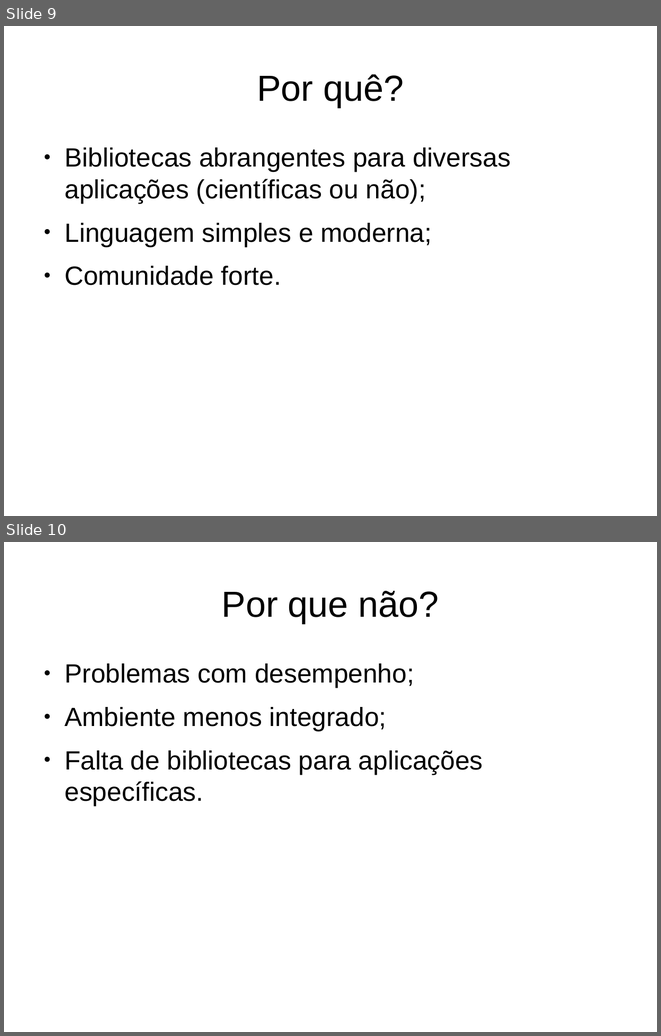
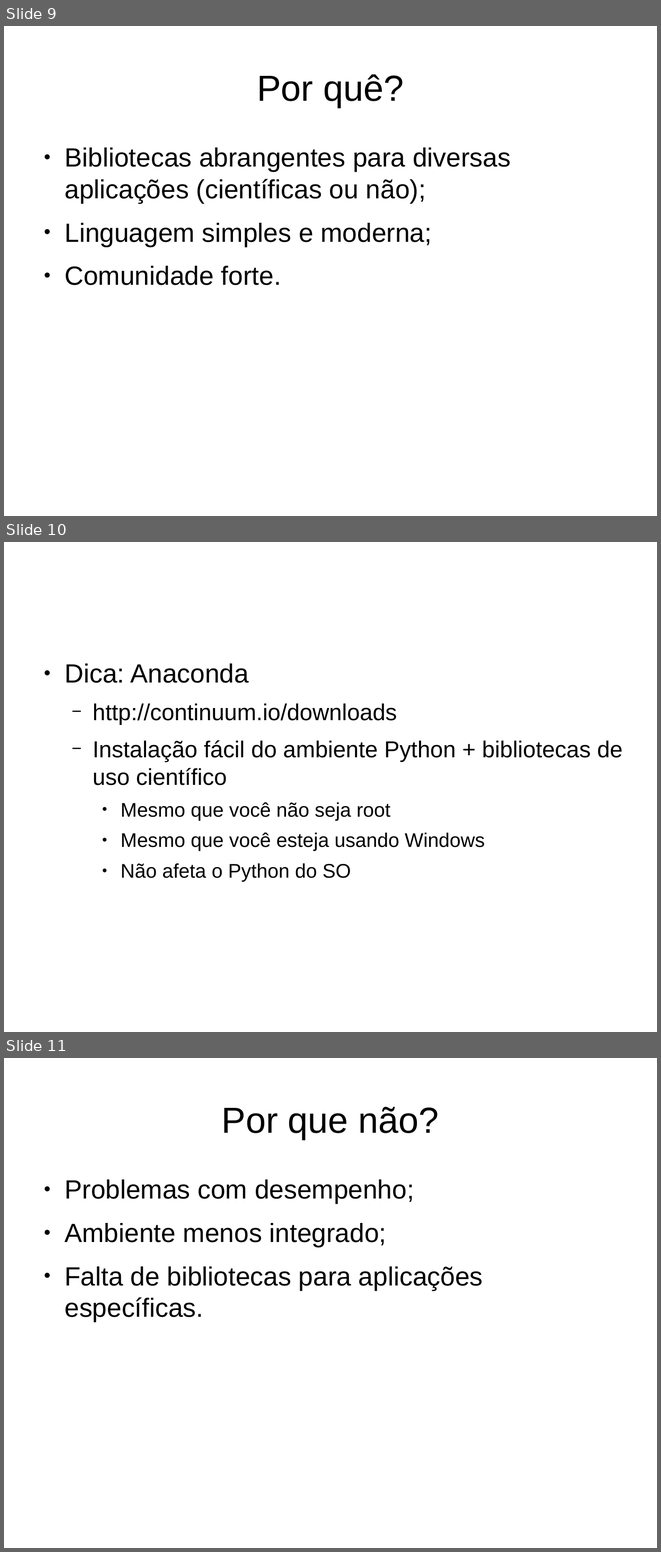
Before and after one commit to renanbirck/sfdsm-2015, a slide deck: Slides.odp. Shown one above the other, each under a label of ours: slides 9 and 10 before the commit, slides 9, 10 and 11 after it. The pictures are 661x1036 and 661x1552 pixels, drawn with LibreOffice and Linux fonts; fonts in the diff are those of the drawing. Boxes give left, top, right and bottom in pixels: in the first picture for what was removed or moved away, otherwise in the second. Text is boxed around its words. In the diff, an @@ line names an element or a change of style, - is before the commit and + after.

```diff
--- a/Slides.odp
+++ b/Slides.odp
@@ slide 10 added at (x1=4, y1=542, x2=657, y2=1032), background #FFFFFF @@
@@ text added at (x1=64, y1=663, x2=623, y2=882), 28 pt, text #000000 @@
+● Dica: Anaconda
+  − http://continuum.io/downloads
+  − Instalação fácil do ambiente Python + bibliotecas de uso científico
+    ● Mesmo que você não seja root
+    ● Mesmo que você esteja usando Windows
+    ● Não afeta o Python do SO
@@ what was slide 10 is now slide 11 @@
```
Also in this commit, not shown: 8 slides changed, 5 other slides added, 1 other file.
